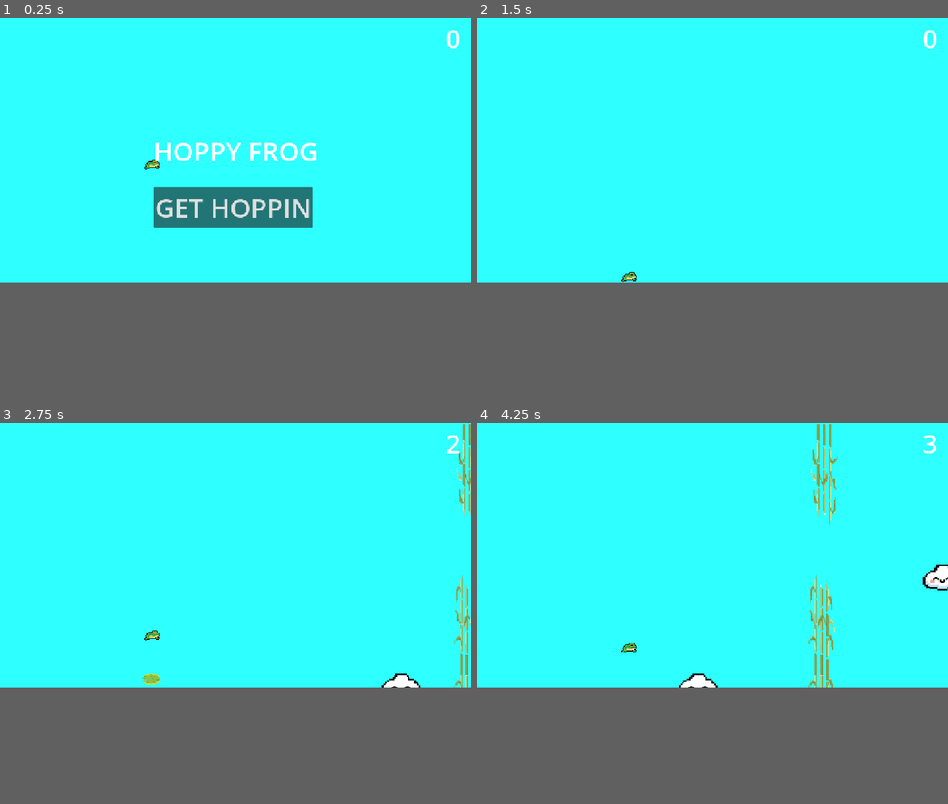
Above: before the commit, frames 1-4 (two rows, left to right).
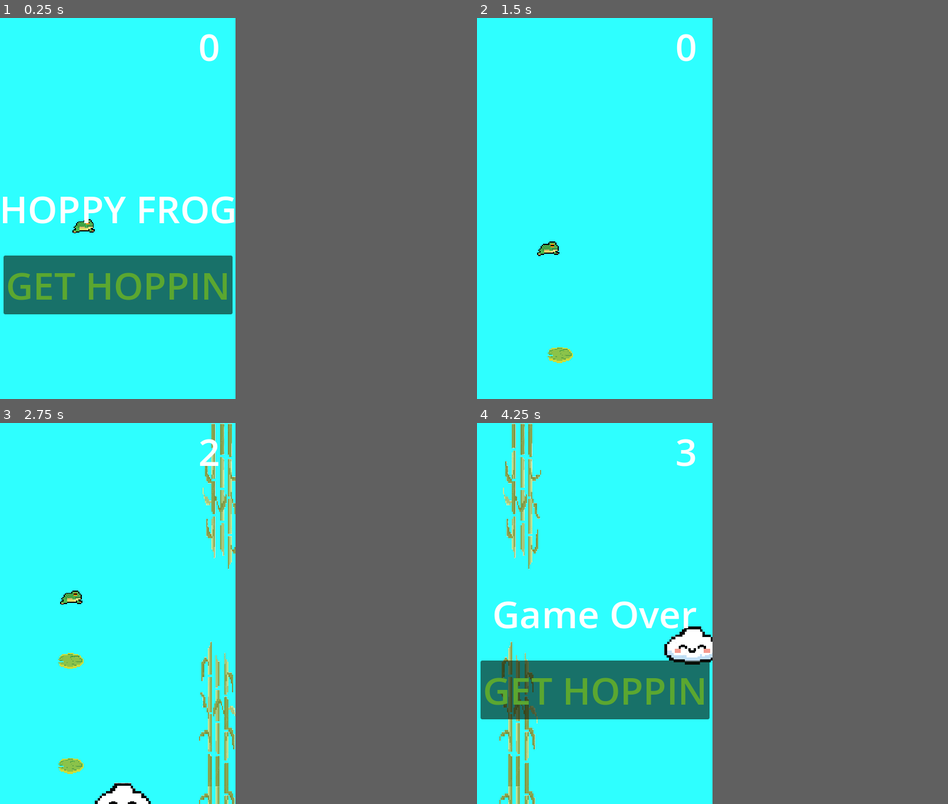
Above: after the commit, the same moments.

Repository: coryjm/hoppy-frog
Game: Godot game, scene res://Scenes/main.tscn
Same seed, same stepped clock (60 frames per second), same inputs: the game is played once before the commit and once after it.
Inputs:
- Up to frame 1 (0.25 s): no input
- Up to frame 2 (1.5 s): click "GET HOPPIN" at 0.5 s
- Up to frame 3 (2.75 s): tap Space (hop) at 1.52, 2.27 s
- Up to frame 4 (4.25 s): tap Space (hop) at 3.77 s
The window is 800x450 before the commit and 400x648 after it. Grey fills any space a smaller window leaves; there, only what the larger window draws over its background counts as a difference.

The runs differ from the first frame. In frame 1, 13% of the frame differs, in the area x 0-98%, y 3-78%; in frame 2, 0.6%; in frame 3, 4.3%; in frame 4, 13%.

Commit message:
game runs

Diff:
--- a/hoppy-frog/Scenes/bamboo.tscn
+++ b/hoppy-frog/Scenes/bamboo.tscn
@@ -54,6 +54,7 @@
 size = Vector2(38, 271)
 
 [node name="bamboo" type="StaticBody2D"]
+z_index = 1
 script = ExtResource("1_vna4j")
 
 [node name="AnimatedSprite2D" type="AnimatedSprite2D" parent="."]
--- a/hoppy-frog/Scenes/hud.tscn
+++ b/hoppy-frog/Scenes/hud.tscn
@@ -18,19 +18,21 @@
 text = "0"
 
 [node name="StartButton" type="Button" parent="."]
+modulate = Color(0.409542, 0.745816, 0.213937, 1)
 anchors_preset = 7
 anchor_left = 0.5
 anchor_top = 1.0
 anchor_right = 0.5
 anchor_bottom = 1.0
-offset_left = -201.0
-offset_top = -235.0
-offset_right = 188.0
-offset_bottom = -135.0
+offset_left = -194.5
+offset_top = -244.0
+offset_right = 194.5
+offset_bottom = -144.0
 grow_horizontal = 2
 grow_vertical = 0
 size_flags_horizontal = 4
 size_flags_vertical = 4
+theme_override_colors/font_hover_pressed_color = Color(0, 0.513726, 0, 1)
 theme_override_font_sizes/font_size = 64
 text = "GET HOPPIN"
 
@@ -46,8 +48,11 @@
 offset_bottom = 44.0
 grow_horizontal = 2
 grow_vertical = 2
+size_flags_horizontal = 4
 theme_override_font_sizes/font_size = 64
 text = "HOPPY FROG"
+horizontal_alignment = 1
+vertical_alignment = 1
 
 [node name="MessageTimer" type="Timer" parent="."]
 wait_time = 2.0
--- a/hoppy-frog/Scenes/main.tscn
+++ b/hoppy-frog/Scenes/main.tscn
@@ -38,19 +38,20 @@
 wait_time = 1.413
 
 [node name="BambooTop" type="Marker2D" parent="."]
-position = Vector2(1182, 3)
+position = Vector2(410, 3)
 
 [node name="BambooBottom" type="Marker2D" parent="."]
-position = Vector2(1182, 646)
+position = Vector2(410, 646)
 
 [node name="StartPosition" type="Marker2D" parent="."]
-position = Vector2(375, 328)
+position = Vector2(119, 331)
 
 [node name="Player" parent="." instance=ExtResource("2_8gbba")]
-position = Vector2(369, 340)
+position = Vector2(140, 336)
 pad_scene = ExtResource("2_jjvhh")
 
 [node name="CloudPath" type="Path2D" parent="."]
+position = Vector2(-772, 0)
 curve = SubResource("Curve2D_21xkr")
 
 [node name="CloudSpawnLocation" type="PathFollow2D" parent="CloudPath"]
--- a/hoppy-frog/Scenes/pad.tscn
+++ b/hoppy-frog/Scenes/pad.tscn
@@ -22,6 +22,8 @@
 radius = 12.0
 
 [node name="pad" type="RigidBody2D"]
+visibility_layer = 2
+z_index = 1
 collision_layer = 2
 gravity_scale = 0.0
 script = ExtResource("1_wtrhp")
--- a/hoppy-frog/Scenes/player.tscn
+++ b/hoppy-frog/Scenes/player.tscn
@@ -38,6 +38,7 @@
 size = Vector2(27, 17)
 
 [node name="Player" type="Area2D"]
+z_index = 2
 script = ExtResource("1_hqtel")
 
 [node name="AnimatedSprite2D" type="AnimatedSprite2D" parent="."]
--- a/hoppy-frog/Scripts/main.gd
+++ b/hoppy-frog/Scripts/main.gd
@@ -5,6 +5,10 @@
 var score
 
 
+func new_game():
+	score = 0
+	$Player.start($StartPosition.position)
+	$StartTimer.start()
 
 
 func _on_cloud_timer_timeout() -> void:
@@ -55,4 +59,5 @@
 	$BambooTimer.start()
 	$ScoreTimer.start()
 	$HUD/Message.hide()
-	score = 0
+	$Player.show()
+	new_game()
--- a/hoppy-frog/project.godot
+++ b/hoppy-frog/project.godot
@@ -17,13 +17,16 @@
 
 [display]
 
+window/size/viewport_width=400
 window/stretch/mode="canvas_items"
+window/handheld/orientation=1
 
 [input]
 
 hop={
 "deadzone": 0.2,
 "events": [Object(InputEventKey,"resource_local_to_scene":false,"resource_name":"","device":-1,"window_id":0,"alt_press …(191 unchanged characters)…
+, Object(InputEventMouseButton,"resource_local_to_scene":false,"resource_name":"","device":-1,"window_id":0,"alt_pressed":false,"shift_pressed":false,"ctrl_pressed":false,"meta_pressed":false,"button_mask":1,"position":Vector2(109, 16),"global_position":Vector2(118, 64),"factor":1.0,"button_index":1,"canceled":false,"pressed":true,"double_click":false,"script":null)
 ]
 }
 
@@ -36,3 +39,4 @@
 
 textures/canvas_textures/default_texture_filter=0
 renderer/rendering_method="mobile"
+textures/vram_compression/import_etc2_astc=true
Not shown, added: hoppy-frog/export_presets.cfg
Not shown, added: hoppy-frog/hoppyfrog.apk
Not shown, added: hoppy-frog/hoppyfrog.apk.idsig
